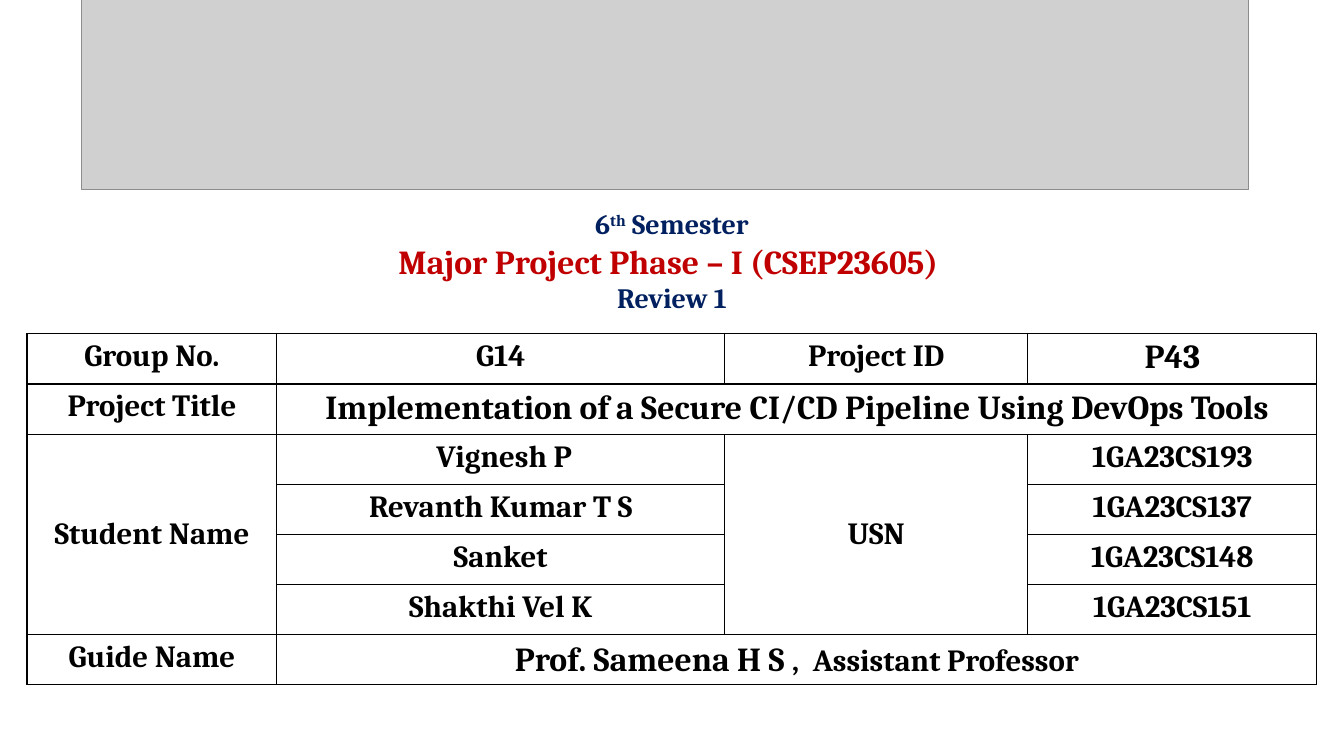
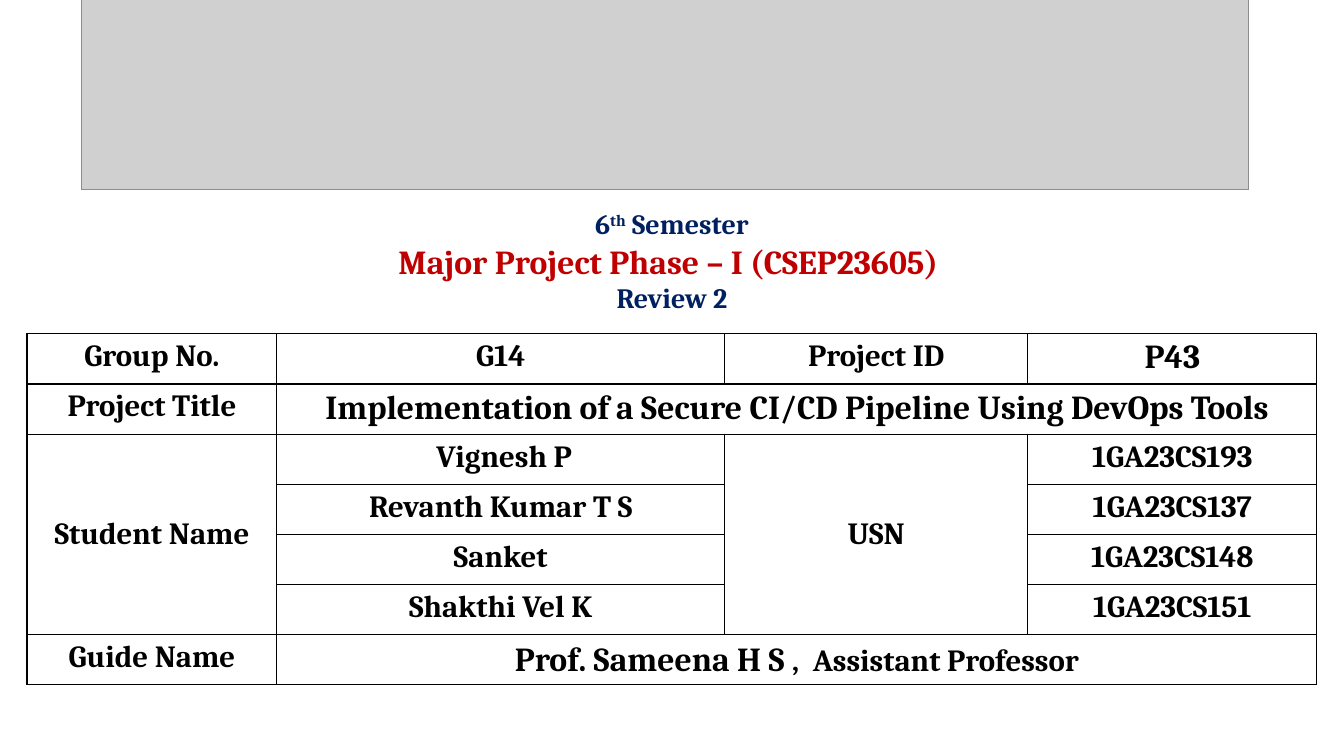
Before and after one commit to Shakthivelk24/DevSecOps-Documentation, a slide deck: slide 1 of Documentation/PPT/CSEP23605 Review 1.pptx. Drawn at 1344x756 pixels with LibreOffice and Linux fonts; fonts in the diff are those of the drawing; grey boxes stand for pictures; background and template pictures are left out. Boxes give left, top, right and bottom in pixels: in the first picture for what was removed or moved away, otherwise in the second. Text is boxed around its words. In the diff, an @@ line names an element or a change of style, - is before the commit and + after.

Commit message:
Update CSEP23605 Review 1.pptx with revised content

```diff
--- a/Documentation/PPT/CSEP23605 Review 1.pptx
+++ b/Documentation/PPT/CSEP23605 Review 1.pptx
@@ text at [617, 288, 727, 309]: text changed @@
-Review 1
+Review 2
```
